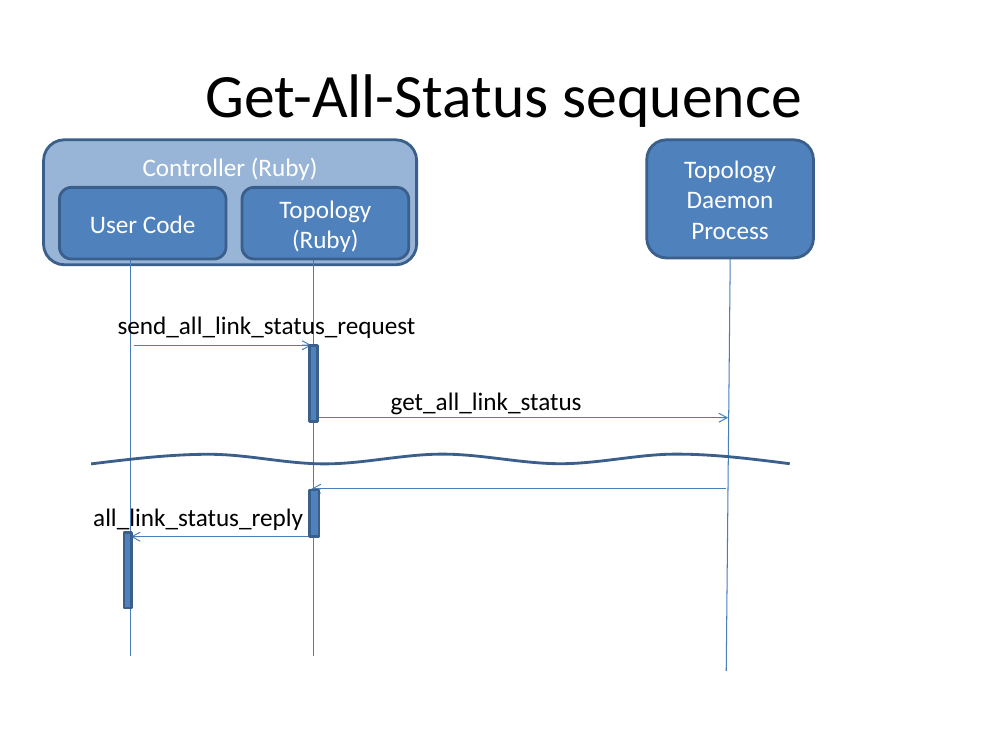
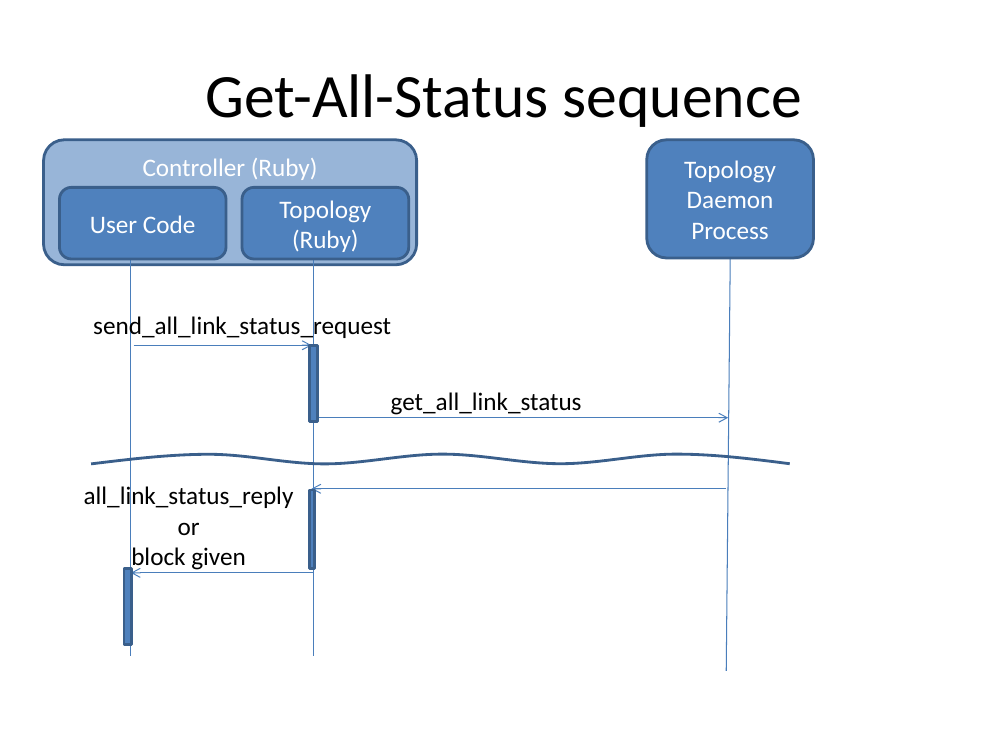
Before and after one commit to y-higuchi/trema, a slide deck: slide 8 of topo-tmp/Topology-Ruby-API.pptx. Drawn at 1008x756 pixels with LibreOffice and Linux fonts; fonts in the diff are those of the drawing. Boxes give left, top, right and bottom in pixels: in the first picture for what was removed or moved away, otherwise in the second. Text is boxed around its words. In the diff, an @@ line names an element or a change of style, - is before the commit and + after.

Commit message:
Add cache sequence

```diff
--- a/topo-tmp/Topology-Ruby-API.pptx
+++ b/topo-tmp/Topology-Ruby-API.pptx
@@ text "send_all_link_status_request": place and size @@
-text "send_all_link_status_request" at box(118, 314, 416, 341)
+text "send_all_link_status_request" at box(93, 314, 391, 341)
@@ text "all_link_status_reply": place and size @@
-text "all_link_status_reply" at box(93, 505, 303, 532)
+text "all_link_status_reply" at box(84, 484, 294, 571)
@@ text at box(84, 484, 294, 511): alignment left to centre @@
@@ rectangle: place and size @@
-rectangle at box(309, 490, 319, 536)
+rectangle at box(309, 490, 314, 569)
@@ text at box(131, 522, 246, 571): paragraphs added @@
+or
+block given
@@ rectangle: place and size @@
-rectangle at box(124, 532, 132, 608)
+rectangle at box(124, 569, 132, 644)
@@ arrow moved from (313, 536) - (131, 536) to (313, 573) - (131, 573) @@
```
Also in this commit, not shown: 2 other slides changed, 2 slides removed.
